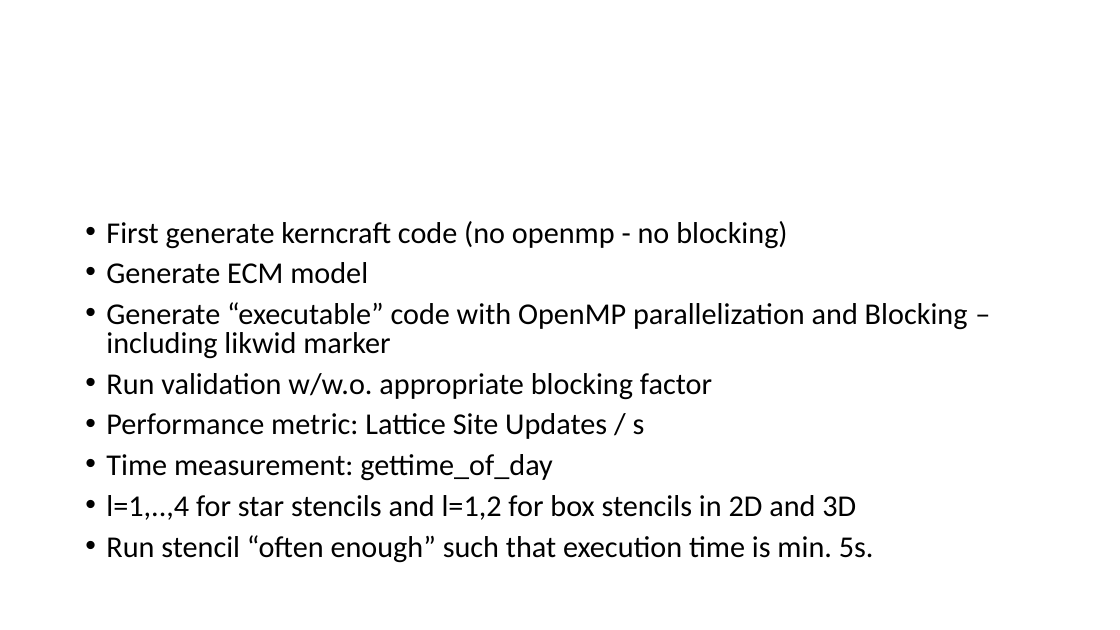
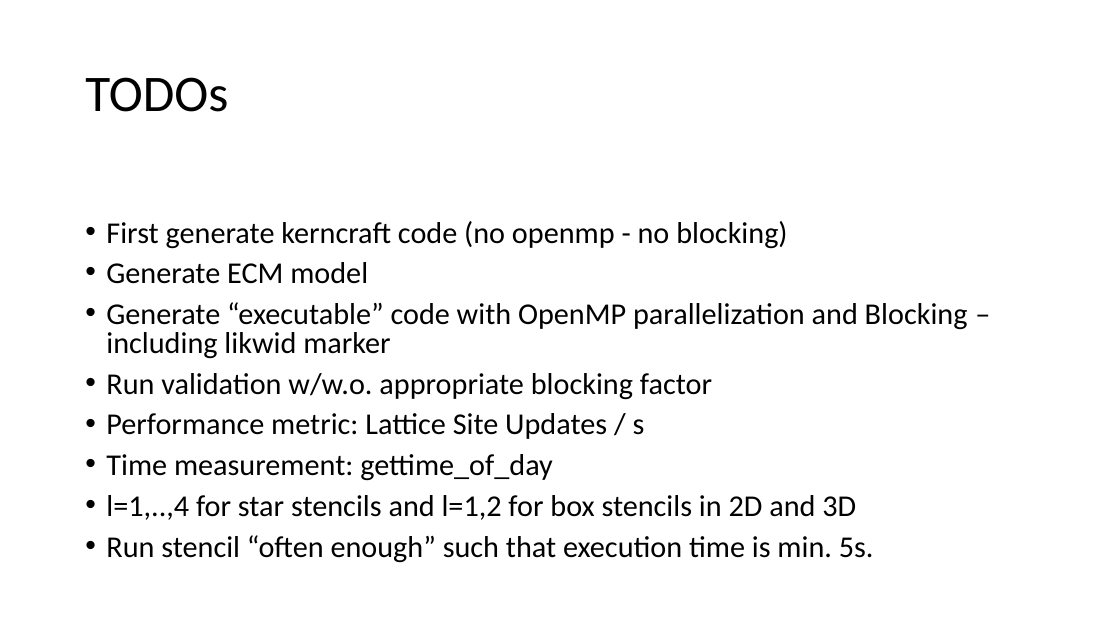
Before and after one commit to RRZE-HPC/stempel, a slide deck: slide 13 of docs/Stencil_Blueprints.pptx. Drawn at 1120x630 pixels with LibreOffice and Linux fonts; fonts in the diff are those of the drawing. Boxes give left, top, right and bottom in pixels: in the first picture for what was removed or moved away, otherwise in the second. Text is boxed around its words. In the diff, an @@ line names an element or a change of style, - is before the commit and + after.

```diff
--- a/docs/Stencil_Blueprints.pptx
+++ b/docs/Stencil_Blueprints.pptx
@@ title added at [85,77,228,112], 44 pt, text #000000 @@
+TODOs
```
Also in this commit, not shown: 1 other slide changed.
